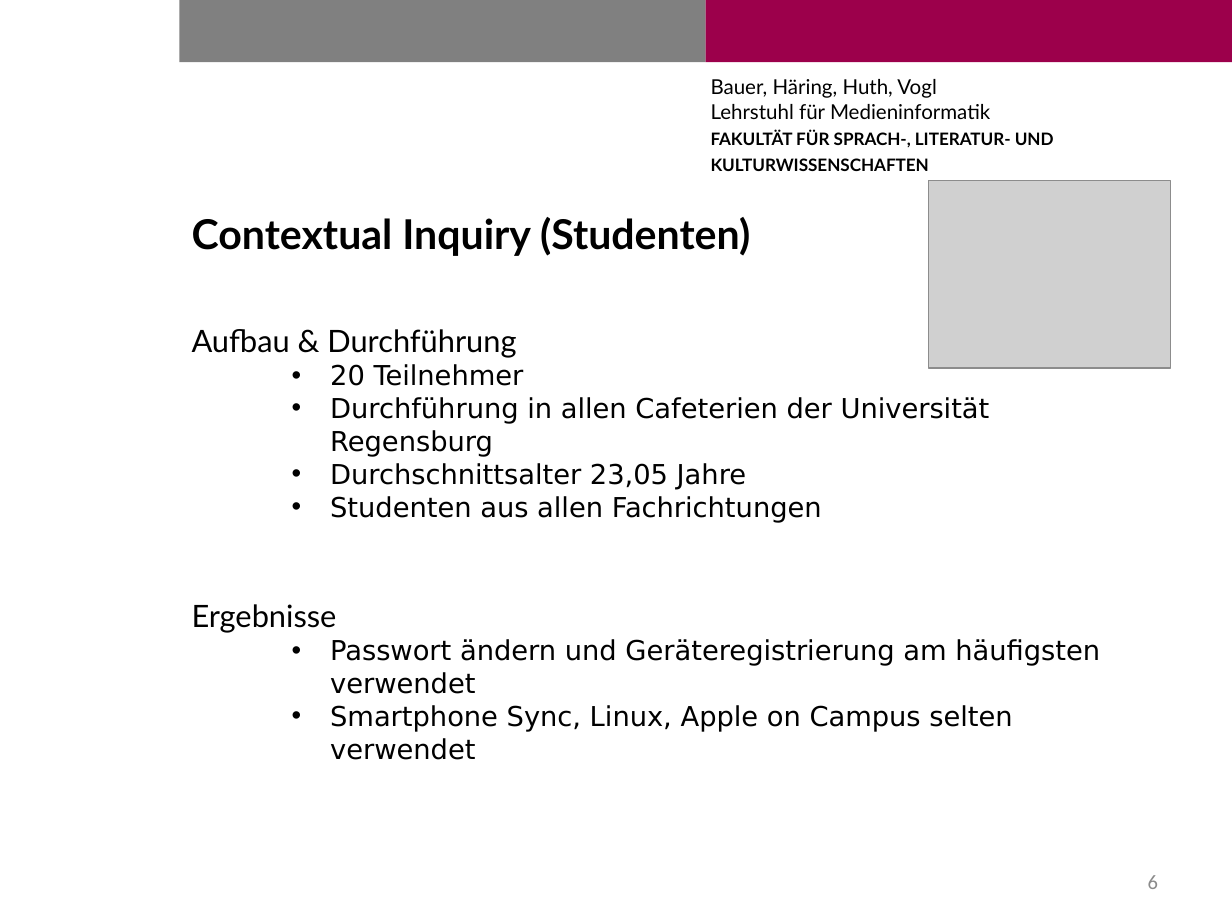
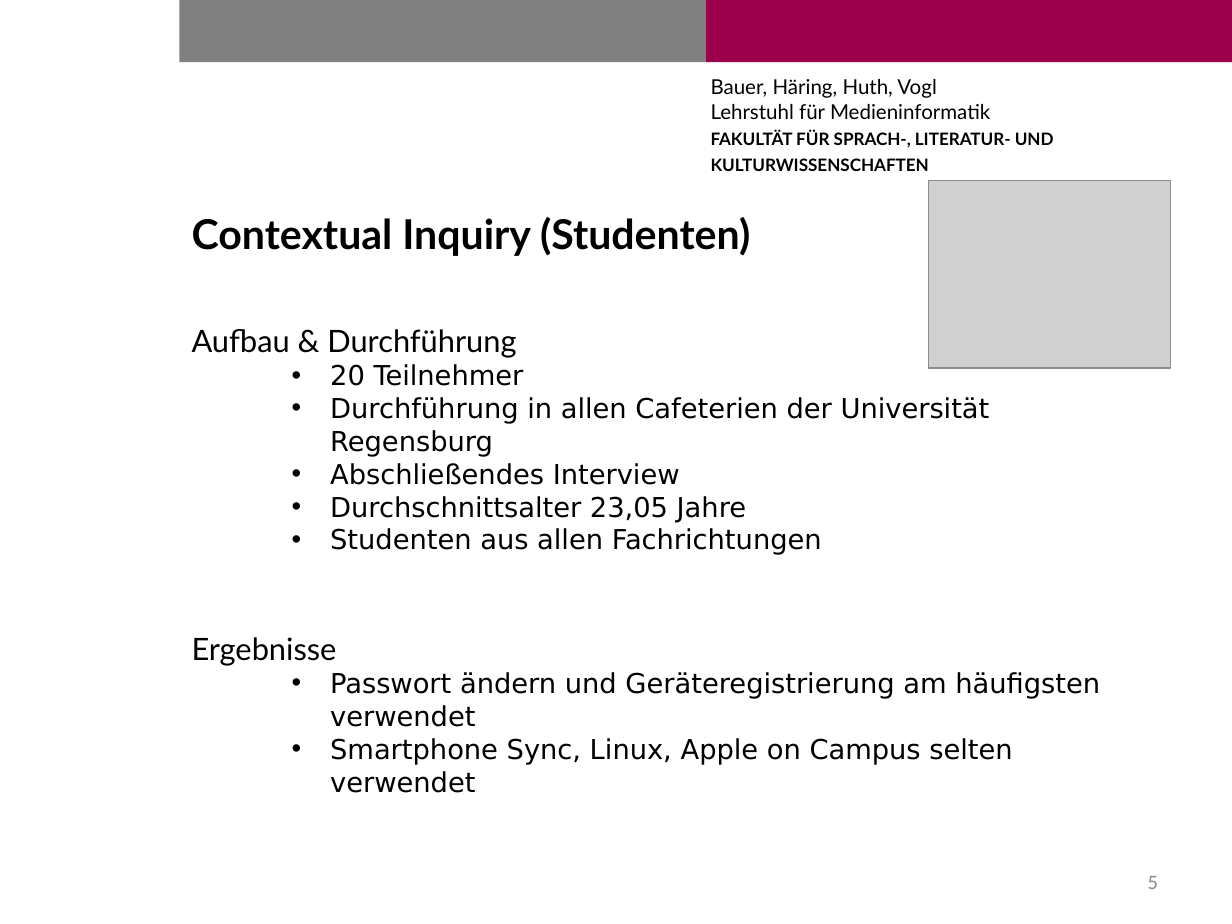
Before and after one commit to pinkdroyd/redesign-ur-rz, a slide deck: slide 5 of praesentationen/Zwischenpräsentation_Relaunch_RZ_28.7.15.pptx (slide 6 before the commit). Drawn at 1232x924 pixels with LibreOffice and Linux fonts; fonts in the diff are those of the drawing; grey boxes stand for pictures; background and template pictures are left out. Boxes give left, top, right and bottom in pixels: in the first picture for what was removed or moved away, otherwise in the second. Text is boxed around its words. In the diff, an @@ line names an element or a change of style, - is before the commit and + after.

```diff
--- a/praesentationen/Zwischenpräsentation_Relaunch_RZ_28.7.15.pptx
+++ b/praesentationen/Zwischenpräsentation_Relaunch_RZ_28.7.15.pptx
@@ text at [330,463,680,485]: paragraph added @@
+  • Abschließendes Interview
@@ page number at [1148,876,1158,889]: text changed @@
-6
+5
```
Also in this commit, not shown: 2 other slides changed, 1 slide removed.
